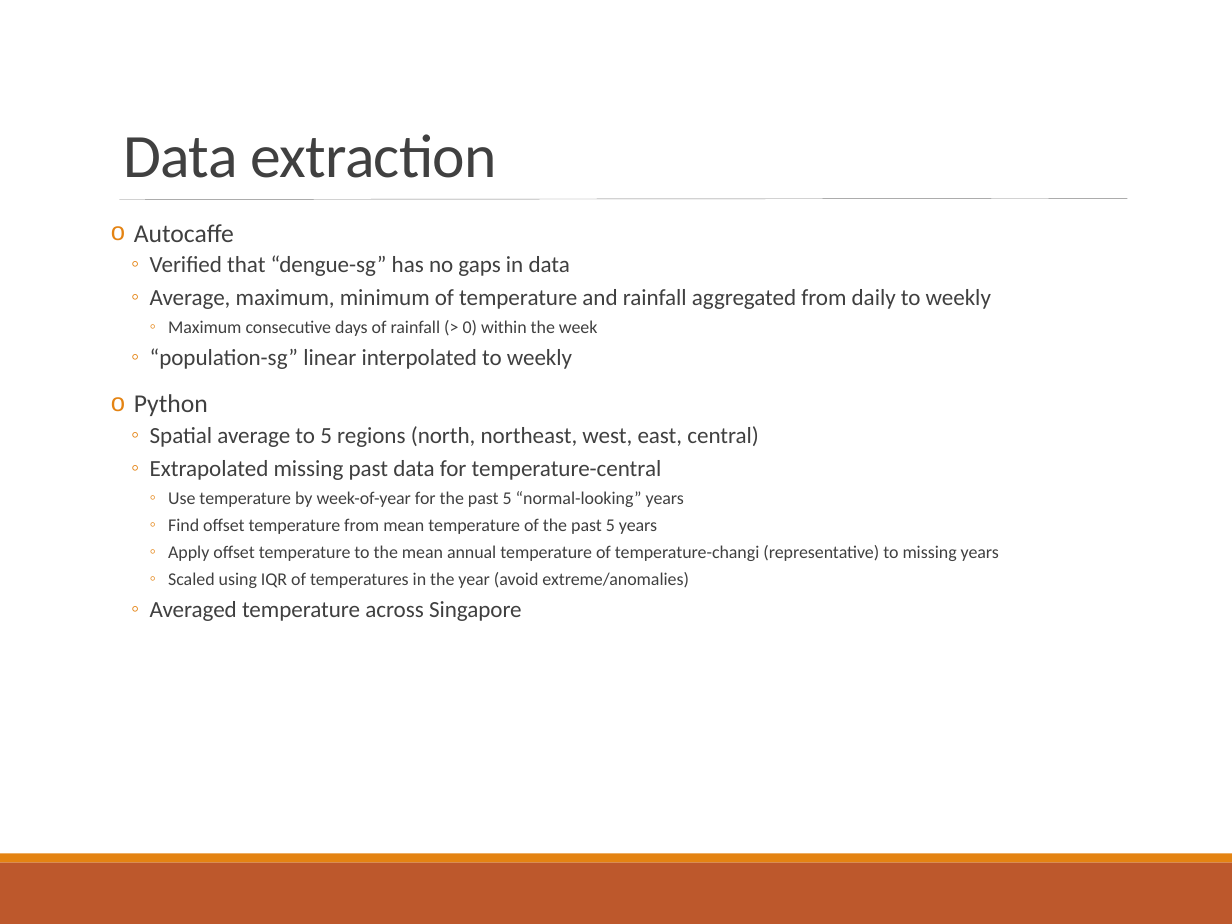
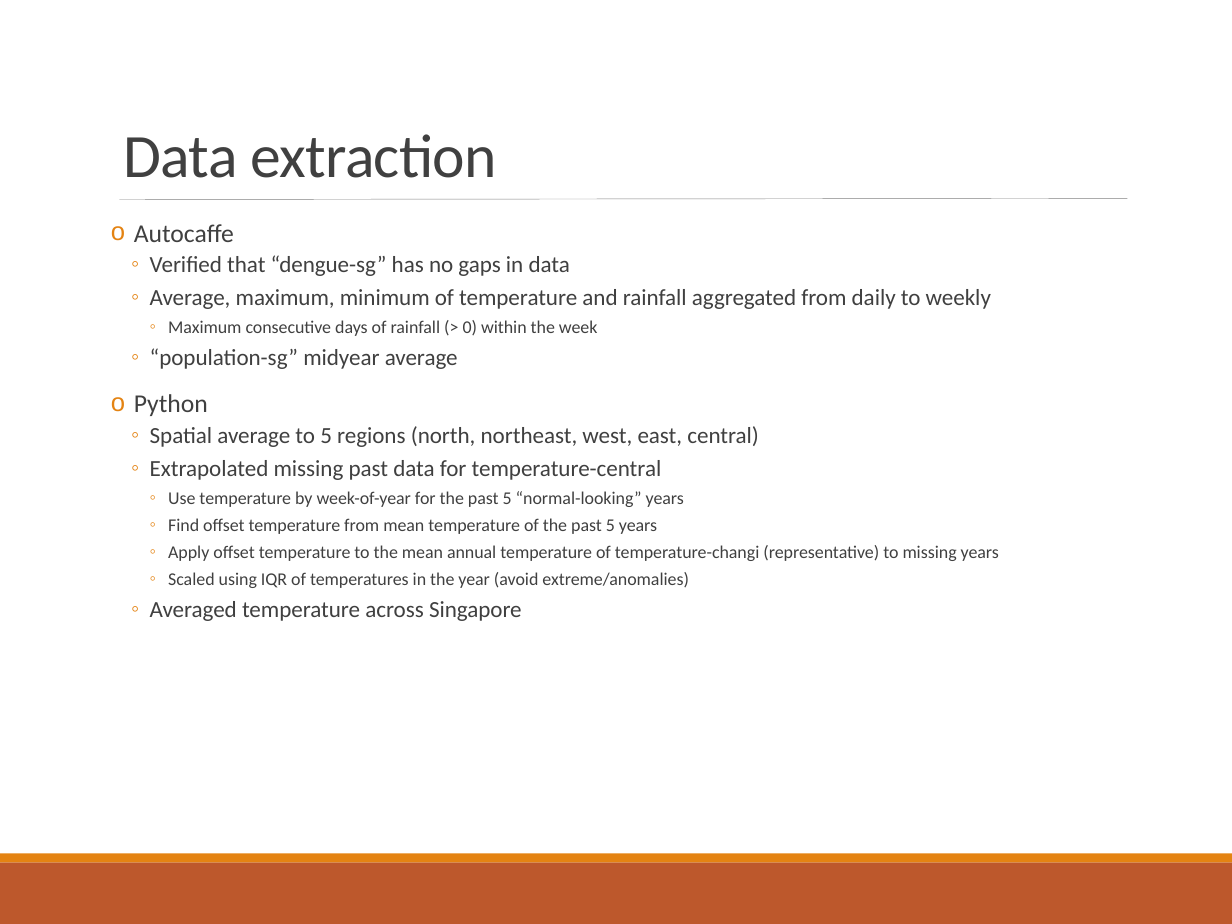
Before and after one commit to mammothb/personal, a slide deck: slide 3 of datathon/workflow.pptx (slide 2 before the commit). Drawn at 1232x924 pixels with LibreOffice and Linux fonts; fonts in the diff are those of the drawing. Boxes give left, top, right and bottom in pixels: in the first picture for what was removed or moved away, otherwise in the second. Text is boxed around its words. In the diff, an @@ line names an element or a change of style, - is before the commit and + after.

```diff
--- a/datathon/workflow.pptx
+++ b/datathon/workflow.pptx
@@ text at bbox=[150, 348, 458, 369]: text changed @@
-  ◦ “population-sg” linear interpolated to weekly
+  ◦ “population-sg” midyear average
```
Also in this commit, not shown: 1 slide added, 18 other files.
